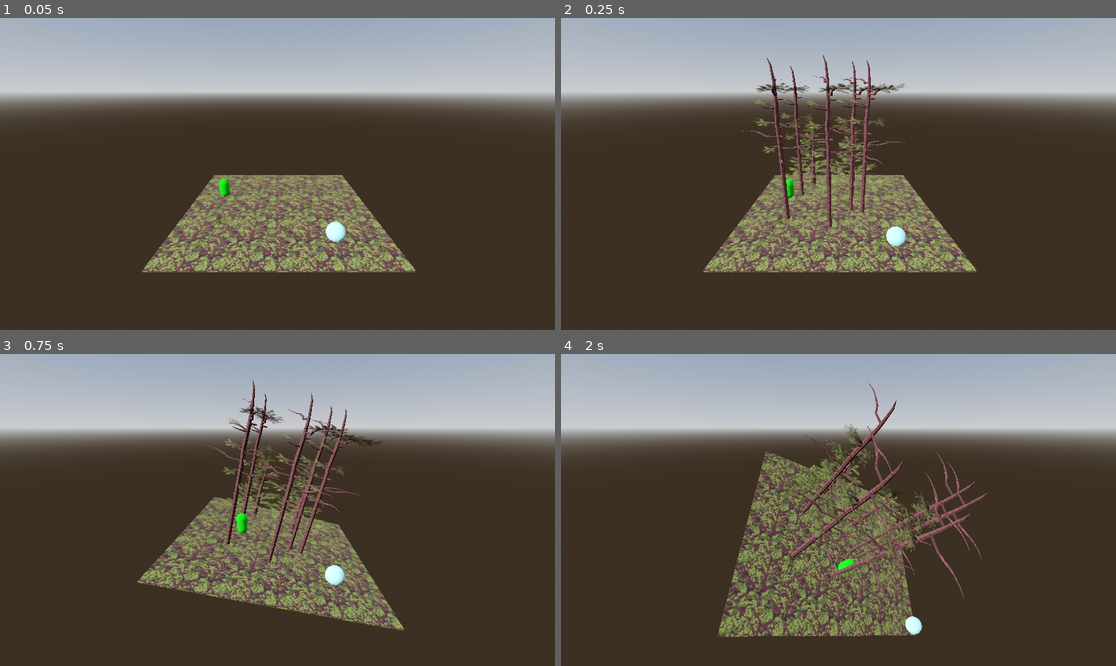
Above: before the commit, frames 1-4 (two rows, left to right).
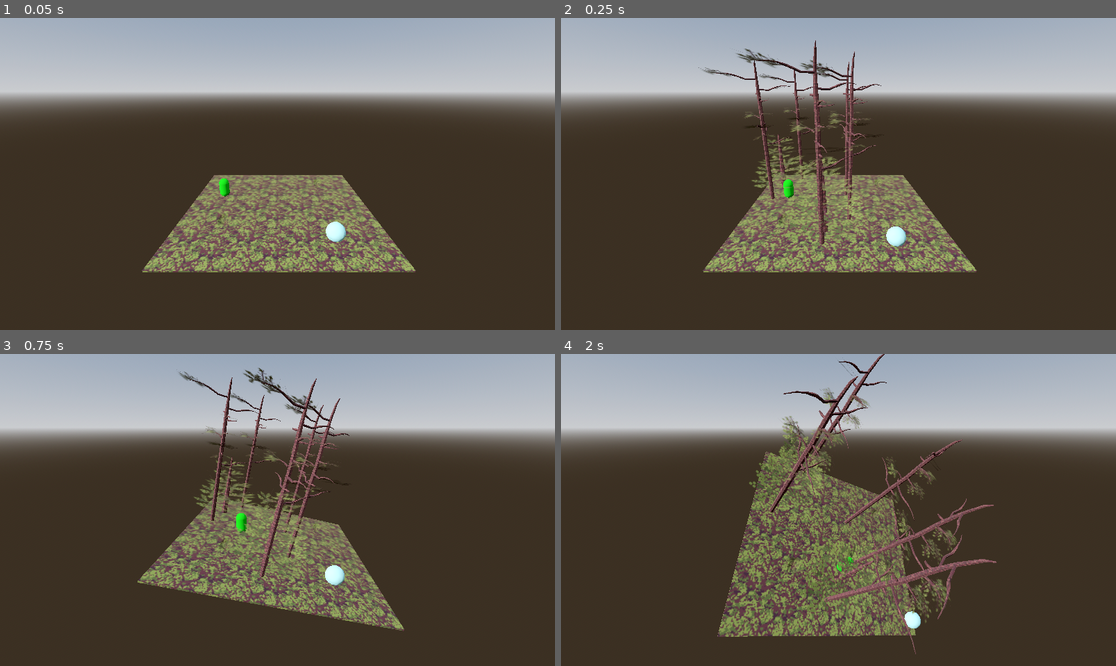
Above: after the commit, the same moments.

Repository: whatis6x9/DiseaseDodger
Game: Godot game, scene res://Scenes/Map1.tscn
The game is run twice, just before and just after one commit, with the same random seed, the same clock (stepped at 60 frames per second) and the same inputs. The engine's default icon, where the game draws it, is replaced by a stand-in: a white triangle on a blue panel in a dark square.
Inputs:
- Up to frame 1 (0.05 s): no input
- Up to frame 2 (0.25 s): no input
- Up to frame 3 (0.75 s): hold D (right) from 0.53 s (still down)
- Up to frame 4 (2 s): release D (right) at 1.28 s; hold S (backward) from 1.28 s (still down)

Frame 1 is identical in both runs. In frame 2, 5.7% of the frame differs, in the area x 24-63%, y 7-73%; in frame 3, 6.0%; in frame 4, 9.7%, in the area x 33-79%, y 0-97%.

Commit message:
Changed A Few Spawn Things

Diff:
--- a/Scenes/Map1.tscn
+++ b/Scenes/Map1.tscn
@@ -78,7 +78,7 @@
 maxWaves = 5
 
 [node name="CollisionShape3D" type="CollisionShape3D" parent="Enemy Spawner" unique_id=828868260]
-transform = Transform3D(1, 0, 0, 0, 1, 0, 0, 0, 1, 0, -0.114783764, 0)
+transform = Transform3D(1, 0, 0, 0, 1, 0, 0, 0, 1, 0, -1.3468547, 0)
 shape = SubResource("BoxShape3D_f6pk4")
 
 [node name="Timer" type="Timer" parent="Enemy Spawner" unique_id=955789196]
--- a/Scenes/Platform.tscn
+++ b/Scenes/Platform.tscn
@@ -13,7 +13,7 @@
 uv1_triplanar = true
 
 [sub_resource type="BoxShape3D" id="BoxShape3D_hr86y"]
-size = Vector3(12.045898, 5.2373047, 0.01977539)
+size = Vector3(12.045898, 5.2373047, 0.40931702)
 
 [node name="CharacterBody3D" type="CharacterBody3D" unique_id=416645265]
 axis_lock_linear_x = true
@@ -41,7 +41,7 @@
 shape = SubResource("BoxShape3D_hr86y")
 
 [node name="Wall4" type="CollisionShape3D" parent="." unique_id=327581352]
-transform = Transform3D(-4.371139e-08, 0, -1, 0, 1, 0, 1, 0, -4.371139e-08, 5.987, 0.34534144, 0)
+transform = Transform3D(-4.371139e-08, 0, -1, 0, 1, 0, 1, 0, -4.371139e-08, 6.21415, 0.34534144, 9.929041e-09)
 shape = SubResource("BoxShape3D_hr86y")
 
 [node name="bush_01" parent="." unique_id=1126236436 instance=ExtResource("3_kti7u")]
--- a/Scenes/tree_1.tscn
+++ b/Scenes/tree_1.tscn
@@ -51,7 +51,7 @@
 [node name="Tree1" type="Node3D" unique_id=1930191463]
 
 [node name="big_tree_02" type="MeshInstance3D" parent="." unique_id=543640407]
-transform = Transform3D(12.91, 0, 0, 0, -5.64314e-07, 12.91, 0, -12.91, -5.64314e-07, 0, 0, 0)
+transform = Transform3D(12.91, 0, 0, 0, -5.64314e-07, 12.91, 0, -12.91, -5.64314e-07, 0, 0.22305405, 0)
 mesh = SubResource("ArrayMesh_oa0xn")
 
 [node name="StaticBody3D" type="StaticBody3D" parent="." unique_id=725129989]
--- a/Scripts/tree_spawner.gd
+++ b/Scripts/tree_spawner.gd
@@ -4,7 +4,7 @@
 @export var nextWaveTime: float = 2.5
 @export var obstaclesPerWave: int = 2
 @export var maxWaves := -1
-
+@export var distance_multiplier : float = 8
 @onready var timer: Timer = $Timer
 
 var currentWave = 0
@@ -18,8 +18,8 @@
 	for i in obstaclesPerWave:
 		var randomObstacle = obstacles.pick_random().instantiate()
 		$".".add_child.call_deferred(randomObstacle)
-		print(_get_random_point())
-		randomObstacle.position = _get_random_point()*Vector3(5,0,5)
+		randomObstacle.position = _get_random_point()*Vector3(distance_multiplier,0,distance_multiplier)
+		randomObstacle.rotate(Vector3(0,1,0).normalized(),90)
 
 	currentWave += 1
 
